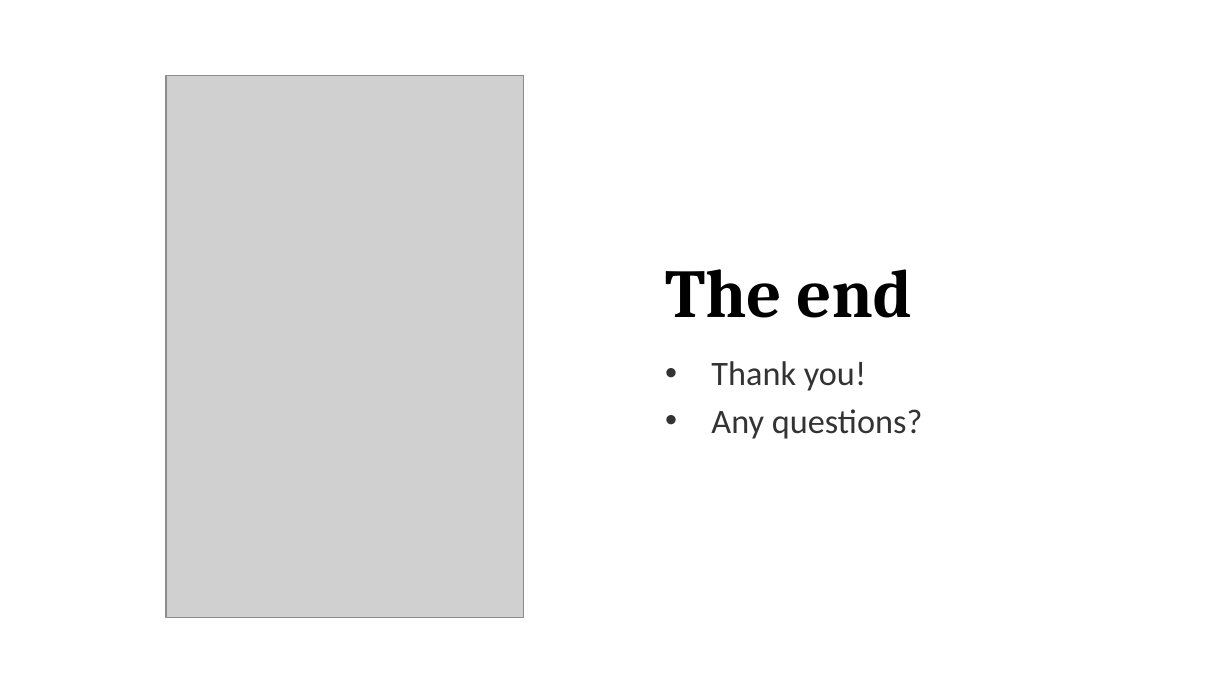
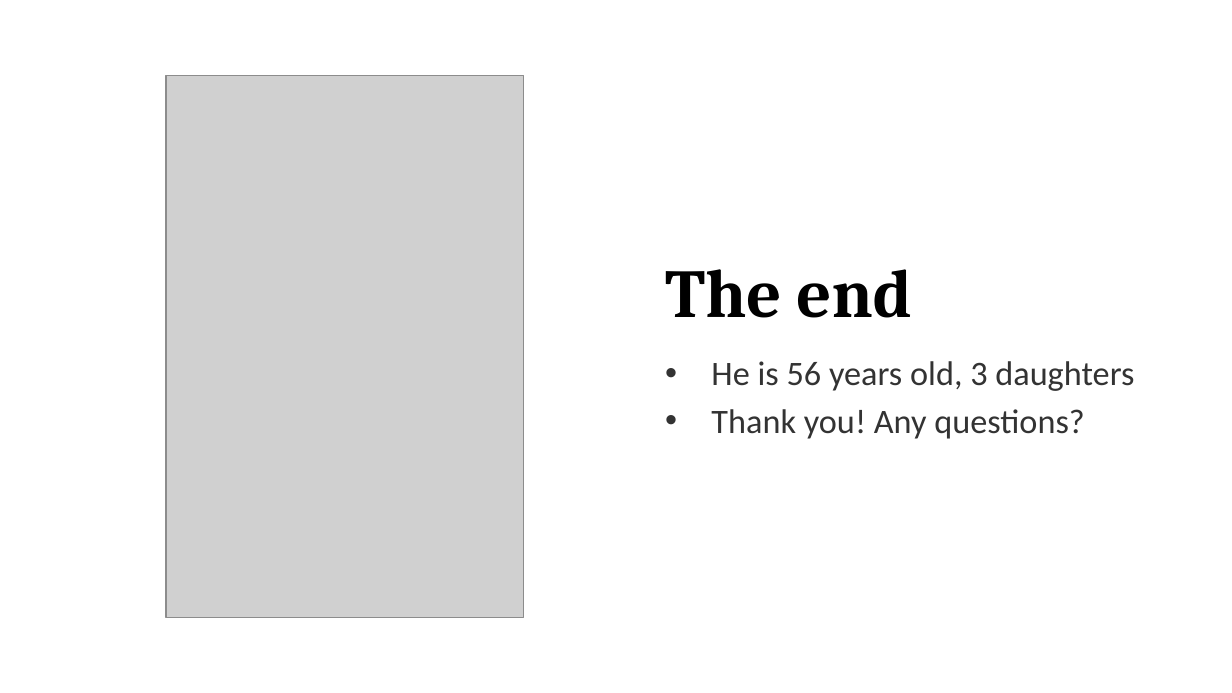
Before and after one commit to promilek2/Najs, a slide deck: slide 8 of Linus_Torvalds.pptx. Drawn at 1232x693 pixels with LibreOffice and Linux fonts; fonts in the diff are those of the drawing; grey boxes stand for pictures. Boxes give left, top, right and bottom in pixels: in the first picture for what was removed or moved away, otherwise in the second. Text is boxed around its words. In the diff, an @@ line names an element or a change of style, - is before the commit and + after.

```diff
--- a/Linus_Torvalds.pptx
+++ b/Linus_Torvalds.pptx
@@ text at (x1=711, y1=361, x2=1134, y2=439): text changed @@
-• Thank you!
-• Any questions?
+• He is 56 years old, 3 daughters
+• Thank you! Any questions?
```
Also in this commit, not shown: 2 other files.
